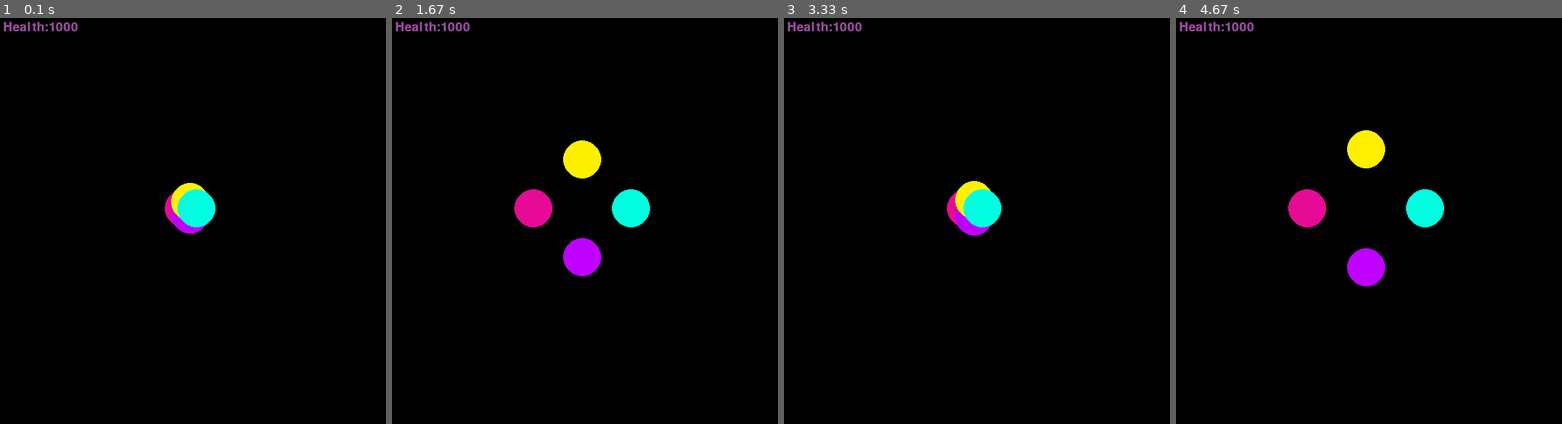
Above: before the commit, frames 1-4 (left to right).
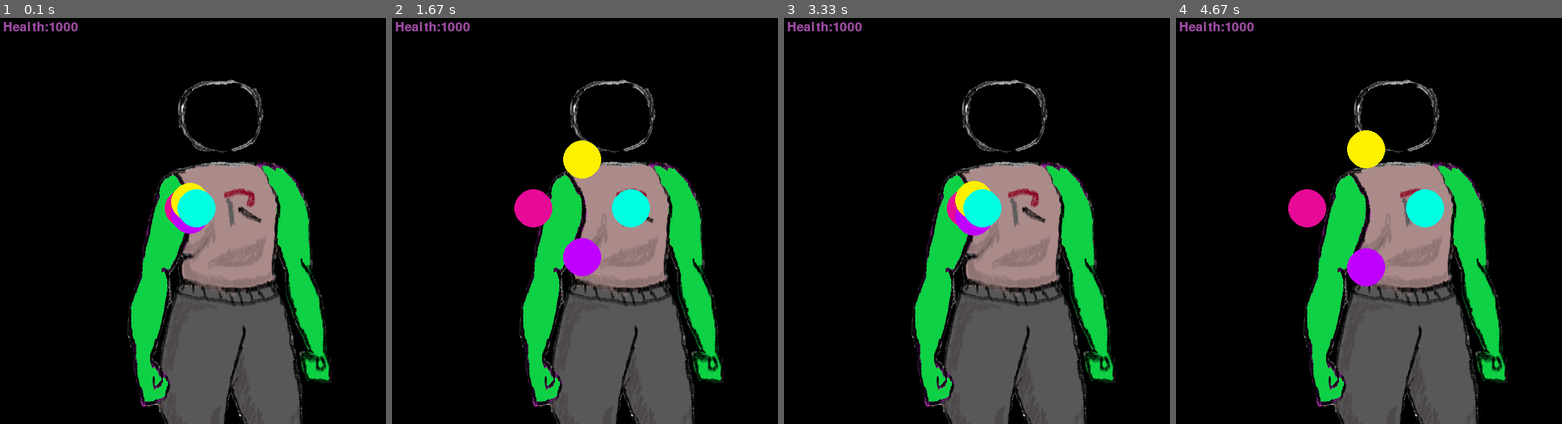
Above: after the commit, the same moments.

Repository: Rosebotics/catapult2019
Game: pygame game, started from projects/Allison_Cassandra_Isabella/algorymolto vivace.py
The game is run twice, just before and just after one commit, with the same random seed, the same clock (stepped at 60 frames per second) and the same inputs.
Inputs:
- Up to frame 1 (0.1 s): no input
- Up to frame 2 (1.67 s): tap Space at 0.33 s
- Up to frame 3 (3.33 s): tap Space at 1.67, 3.07 s
- Up to frame 4 (4.67 s): no input

The runs differ from the first frame. In frame 1, 25% of the frame differs, in the area x 33-86%, y 15-100%; in frame 2, 25%; in frame 3, 25%; in frame 4, 25%.

Commit message:
Various additions

Diff:
--- a/projects/Allison_Cassandra_Isabella/algorymolto vivace.py
+++ b/projects/Allison_Cassandra_Isabella/algorymolto vivace.py
@@ -7,14 +7,14 @@
         self.x = x
         self.y = y
 
-        # self.image_idle = pygame.image.load("dancer_idle.png")
-        # self.image_leftpunch = pygame.image.load("dancer_leftpunch.png")
-        # self.image_rightpunch = pygame.image.load("dancer_rightpunch.png")
-        # self.image_uppunch = pygame.image.load("dancer_uppunch.png")
-        # self.image_downpunch = pygame.image.load("dancer_downpunch.png")
+        self.image_idle = pygame.image.load('dancer_idle.png')
+        self.image_leftpunch = pygame.image.load('dancer_leftpunch.png')
+        self.image_rightpunch = pygame.image.load('dancer_rightpunch.png')
+        # self.image_uppunch = pygame.image.load('dancer_uppunch.png')
+        # self.image_downpunch = pygame.image.load('dancer_downpunch.png')
 
     def draw(self):
-        self.screen.blit(image_idle, (self.x, self.y))
+        self.screen.blit(self.image_idle, (self.x, self.y))
 
     def punch_left(self):
         pass
@@ -111,6 +111,7 @@
         #     hpbar.score = hpbar.score - 100
         #if hp
         hpbar.draw()
+        dancer.draw()
         pinkleft.move()
         purpledown.move()
         yellowup.move()
